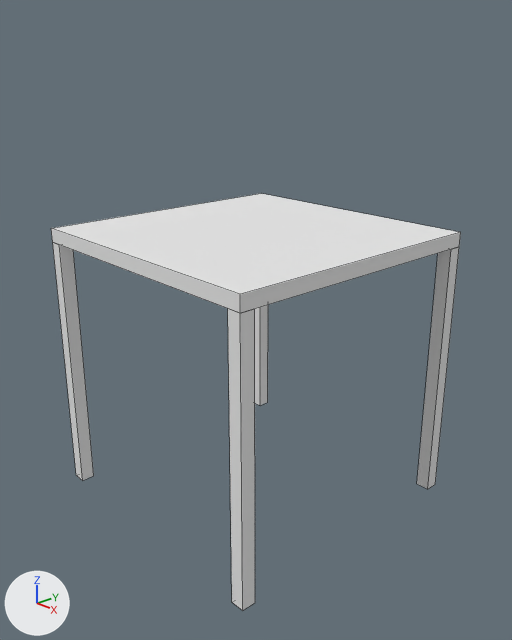
The Blender file dae/desk/desk.blend: old version first, new version second.
Both versions are drawn from a camera (50 mm lens) standing at (3.56, -3.24, 2.12) and looking at (0.08, -0.05, 0.37). Lighting does not change. The marker at lower left points along +X, +Y and +Z. Mesh edges are drawn as thin lines.

Script lines for the objects in view, before the commit:
```python
me_leg_geo = bpy.data.meshes.new('leg-geo')
me_leg_geo.from_pydata(...)  # a box spanning x -0.05..0.05, y -0.05..0.05, z -0.95..0.95
me_leg_geo.materials.append(mat_leg_material)  # its picture is missing
me_leg_geo_001 = bpy.data.meshes.new('leg-geo.001')
me_leg_geo_001.from_pydata(...)  # a box spanning x -0.05..0.05, y -0.05..0.05, z -0.95..0.95
me_leg_geo_001.materials.append(mat_leg_material_001)  # its picture is missing
me_leg_geo_003 = bpy.data.meshes.new('leg-geo.003')
me_leg_geo_003.from_pydata(...)  # a box spanning x -0.05..0.05, y -0.05..0.05, z -0.95..0.95
me_leg_geo_003.materials.append(mat_leg_material_003)  # its picture is missing
ob_leg = bpy.data.objects.new('leg', me_leg_geo)
ob_leg.parent = ob_desk_surface
ob_leg.matrix_parent_inverse = Matrix(((1.0, 0.0, 0.0, 0.0), (0.0, 1.0, 0.0, 0.0), (0.0, 0.0, 1.0, -0.95), (0.0, 0.0, 0.0, 1.0)))
ob_leg.location = (0.95, -0.95, -0.05)
ob_leg_001 = bpy.data.objects.new('leg.001', me_leg_geo_001)
ob_leg_001.parent = ob_desk_surface
ob_leg_001.matrix_parent_inverse = Matrix(((1.0, 0.0, 0.0, 0.0), (0.0, 1.0, 0.0, 0.0), (0.0, 0.0, 1.0, -0.95), (0.0, 0.0, 0.0, 1.0)))
ob_leg_001.location = (0.95, 0.95, -0.05)
ob_leg_003 = bpy.data.objects.new('leg.003', me_leg_geo_003)
ob_leg_003.parent = ob_desk_surface
ob_leg_003.matrix_parent_inverse = Matrix(((1.0, 0.0, 0.0, 0.0), (0.0, 1.0, 0.0, 0.0), (0.0, 0.0, 1.0, -0.95), (0.0, 0.0, 0.0, 1.0)))
ob_leg_003.location = (-0.95, -0.95, -0.05)
# also in view: 'desk-surface' at (0.0, 0.0, 0.95); 'leg.002' at (-0.95, 0.95, -0.05)
```
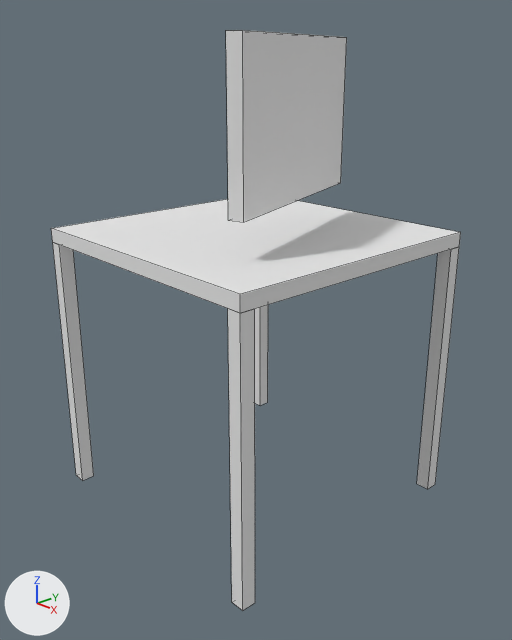
Commit message: started screen

The edits, one by one:
Mesh me_screen_geo is new.
It is a box spanning x 0.9..1.0, y -0.5..1.0, z 0.5..1.5.
Object 'screen' (ob_screen) is new; it shows me_screen_geo.
Its location is (-0.5, -0.5, 0.75).
Its rotation in degrees is (0, 0, 20).

Where the change shows, as pixel boxes [x1, y1, x2, y2] in the pictures (512 x 640 px):
'screen', added: after [226, 30, 347, 222]
